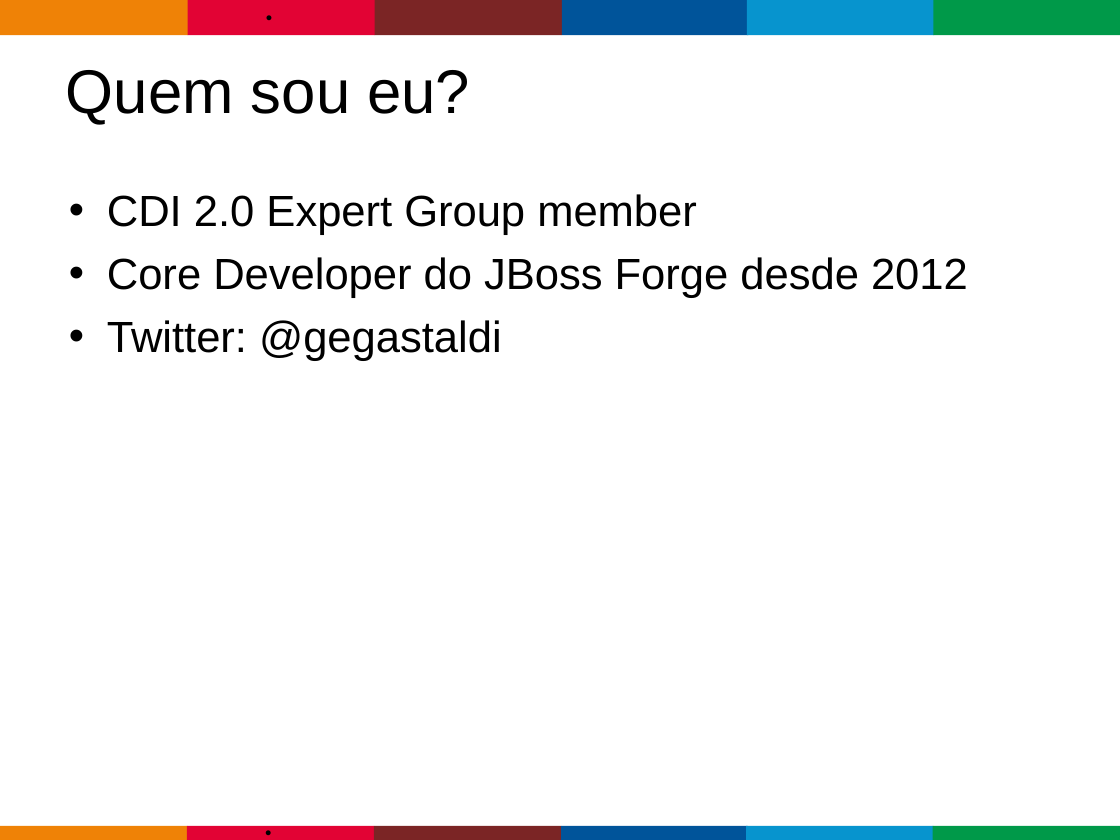
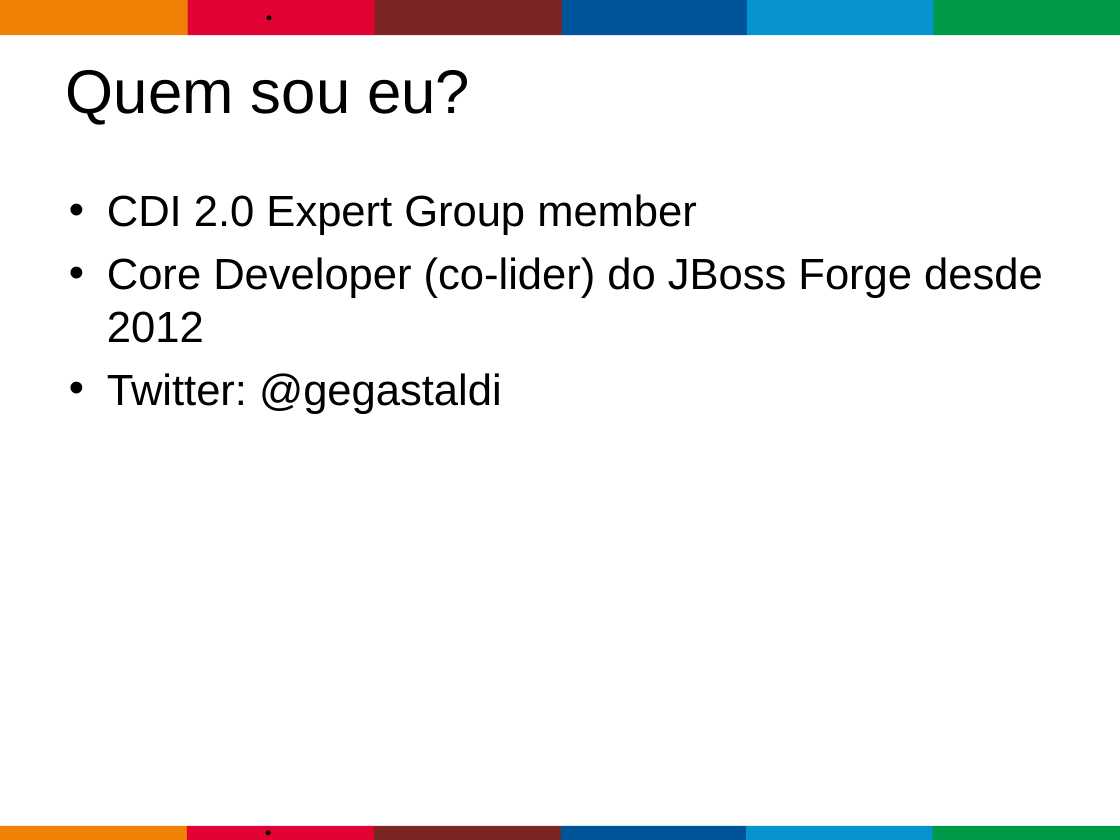
Before and after one commit to gastaldi/talks, a slide deck: slide 2 of CDI/TDC2015/TDC_2015-CDI-2.0.odp (slide 3 before the commit). Drawn at 1120x840 pixels with LibreOffice and Linux fonts; fonts in the diff are those of the drawing; background and template pictures are left out. Boxes give left, top, right and bottom in pixels: in the first picture for what was removed or moved away, otherwise in the second. Text is boxed around its words. In the diff, an @@ line names an element or a change of style, - is before the commit and + after.

```diff
--- a/CDI/TDC2015/TDC_2015-CDI-2.0.odp
+++ b/CDI/TDC2015/TDC_2015-CDI-2.0.odp
@@ text at (107,257,1043,343): text changed @@
-• Core Developer do JBoss Forge desde 2012
+• Core Developer (co-lider) do JBoss Forge desde 2012
```
Also in this commit, not shown: 1 other slide changed.
